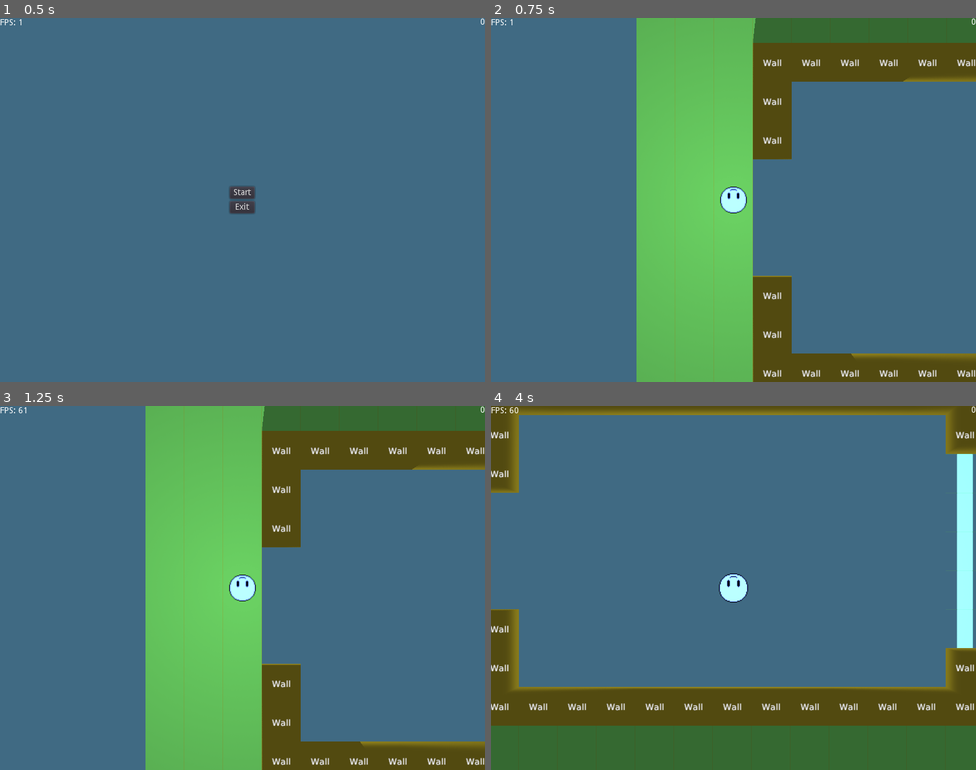
Above: before the commit, frames 1-4 (two rows, left to right).
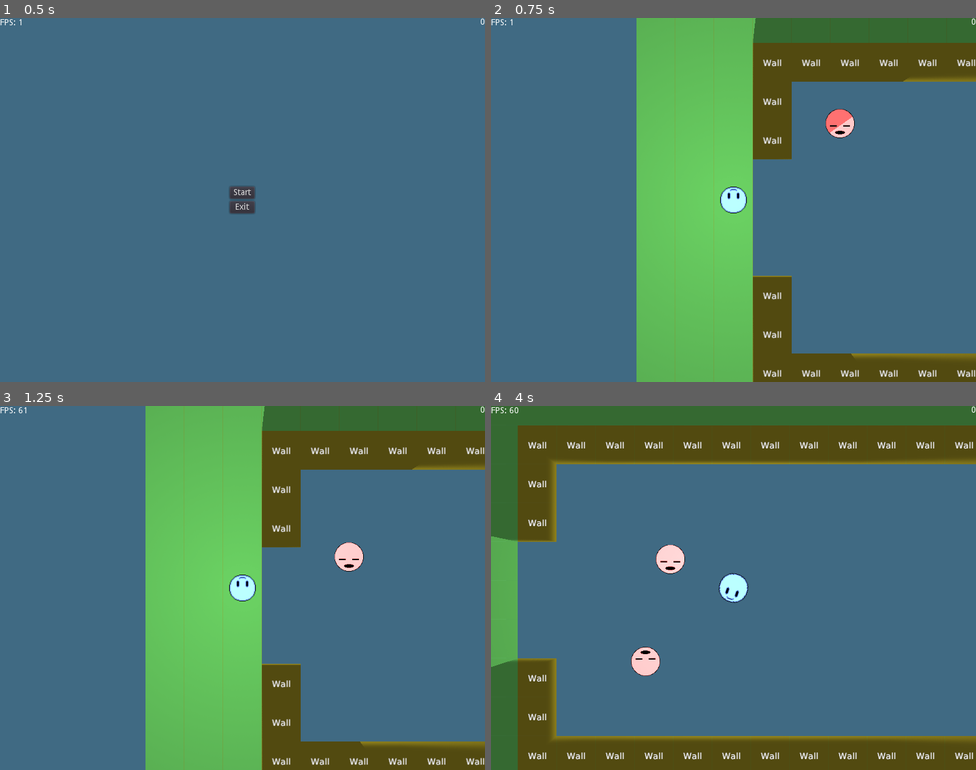
Above: after the commit, the same moments.

Repository: anthonynd/he1st
Game: Godot game, scene res://level/main.tscn
Same seed, same stepped clock (60 frames per second), same inputs: the game is played once before the commit and once after it.
Inputs (mouse positions are in pixels of both pictures, inside the frame that each line leads up to):
- Up to frame 1 (0.5 s): no input
- Up to frame 2 (0.75 s): click "Start" at 0.5 s
- Up to frame 3 (1.25 s): no input
- Up to frame 4 (4 s): move the mouse to (840, 569) at 1.27 s; hold D (move_right) 1.28-2.03 s; move the mouse to (636, 606) at 2.02 s; hold S (move_down) 2.03-2.78 s; move the mouse to (782, 507) at 2.77 s; hold D (move_right) 2.78-3.53 s; move the mouse to (709, 660) at 3.52 s; hold W (move_up) from 3.53 s (still down)

Frame 1 is identical in both runs. In frame 2, 0.4% of the frame differs, in the area x 69-75%, y 25-33%; in frame 3, 0.4%; in frame 4, 46%, in the area x 0-100%, y 0-100%.

Commit message:
added enemies to house map changed player to look at mouse

Diff:
--- /dev/null
+++ b/assets/enemy.tscn
@@ -0,0 +1,29 @@
+[gd_scene load_steps=4 format=2]
+
+[ext_resource path="res://scripts/enemy.gd" type="Script" id=1]
+[ext_resource path="res://textures/enemy/normalEnemy.png" type="Texture" id=2]
+
+[sub_resource type="CircleShape2D" id=1]
+radius = 24.2112
+
+[node name="enemy" type="KinematicBody2D"]
+script = ExtResource( 1 )
+__meta__ = {
+"_edit_group_": true
+}
+speed = 150
+
+[node name="CollisionShape2D" type="CollisionShape2D" parent="."]
+shape = SubResource( 1 )
+
+[node name="Sprite" type="Sprite" parent="."]
+scale = Vector2( 0.75, 0.75 )
+texture = ExtResource( 2 )
+
+[node name="DetectArea" type="Area2D" parent="."]
+
+[node name="CollisionShape2D" type="CollisionPolygon2D" parent="DetectArea"]
+polygon = PoolVector2Array( -0.0605011, -24.1199, 138.38, -65.5032, 137.879, 59.4184, 0.189835, 23.6192 )
+
+[connection signal="body_entered" from="DetectArea" to="." method="_on_DetectArea_body_entered"]
+[connection signal="body_exited" from="DetectArea" to="." method="_on_DetectArea_body_exited"]
--- a/level/main.tscn
+++ b/level/main.tscn
@@ -13,6 +13,5 @@
 visible = false
 
 [node name="gui" type="CanvasLayer" parent="."]
-editor/display_folded = true
 
 [node name="main_gui" parent="gui" instance=ExtResource( 3 )]
--- a/level/maps/house.tscn
+++ b/level/maps/house.tscn
@@ -1,6 +1,17 @@
-[gd_scene load_steps=2 format=2]
+[gd_scene load_steps=5 format=2]
 
 [ext_resource path="res://assets/tileset/main.tres" type="TileSet" id=1]
+[ext_resource path="res://assets/enemy.tscn" type="PackedScene" id=2]
+
+[sub_resource type="Curve2D" id=1]
+_data = {
+"points": PoolVector2Array( 0, 0, 0, 0, 208, 169, 0, 0, 0, 0, 208, 534, 0, 0, 0, 0, 276, 538, 0, 0, 0, 0, 271, 171, 0, 0, 0, 0, 208, 169 )
+}
+
+[sub_resource type="Curve2D" id=2]
+_data = {
+"points": PoolVector2Array( 0, 0, 0, 0, 567.635, 313.509, 0, 0, 0, 0, 571.922, 168.613, 0, 0, 0, 0, 316.425, 166.898, 0, 0, 0, 0, 315.567, 312.652, 0, 0, 0, 0, 567.635, 313.509 )
+}
 
 [node name="house" type="Node2D"]
 
@@ -11,3 +22,21 @@
 tile_set = ExtResource( 1 )
 format = 1
 tile_data = PoolIntArray( -2, 1, 0, -1, 1, 0, -65536, 1, 0, -65535, 1, 0, -65534, 1, 0, -65533, 1, 0, -65532, 1, 0, -65 …(1963 unchanged characters)…
+
+[node name="paths" type="Node2D" parent="."]
+
+[node name="enemypath1" type="Path2D" parent="paths"]
+curve = SubResource( 1 )
+
+[node name="PathFollow2D" type="PathFollow2D" parent="paths/enemypath1"]
+position = Vector2( 208, 169 )
+rotation = 1.5708
+
+[node name="enemy1" parent="paths/enemypath1/PathFollow2D" instance=ExtResource( 2 )]
+
+[node name="enemypath2" type="Path2D" parent="paths"]
+curve = SubResource( 2 )
+
+[node name="PathFollow2D" type="PathFollow2D" parent="paths/enemypath2"]
+
+[node name="enemy2" parent="paths/enemypath2/PathFollow2D" instance=ExtResource( 2 )]
--- a/player/player.tscn
+++ b/player/player.tscn
@@ -14,7 +14,7 @@
 } ]
 
 [sub_resource type="CircleShape2D" id=2]
-radius = 20.0
+radius = 21.845
 
 [node name="player" type="KinematicBody2D"]
 script = ExtResource( 1 )
@@ -28,7 +28,7 @@
 [node name="mainCam" type="Camera2D" parent="."]
 current = true
 
-[node name="AnimatedSprite" type="AnimatedSprite" parent="."]
+[node name="Head" type="AnimatedSprite" parent="."]
 frames = SubResource( 1 )
 
 [node name="CollisionShape2D" type="CollisionShape2D" parent="."]
--- a/scripts/character.gd
+++ b/scripts/character.gd
@@ -5,6 +5,7 @@
 export (PackedScene) var slot_3
 export (PackedScene) var throwable
 
+export var speed = 300
 export var health = 100
 export var armor = 0
 
--- /dev/null
+++ b/scripts/enemy.gd
@@ -0,0 +1,22 @@
+extends "res://scripts/character.gd"
+
+onready var parent = get_parent()
+
+func _process(delta):
+	if parent is PathFollow2D:
+		parent.set_offset(parent.get_offset() + speed * delta)
+	else:
+		pass
+
+func _on_DetectArea_body_entered(body):
+	if body.name == "player":
+		# TODO: REPLACE THIS LOGIC
+		body.speed = body.speed / 3
+	pass # Replace with function body.
+
+
+func _on_DetectArea_body_exited(body):
+	if body.name == "player":
+		# TODO: REPLACE THIS LOGIC
+		body.speed = body.speed * 3
+	pass # Replace with function body.
--- a/scripts/player/player.gd
+++ b/scripts/player/player.gd
@@ -1,13 +1,8 @@
 extends "../character.gd"
 
-export var speed = 300
-var screen_size
+func _process(delta):
+	$Head.look_at(get_global_mouse_position())
 
-# Called when the node enters the scene tree for the first time.
-func _ready():
-	screen_size = get_viewport_rect().size
-
-func _process(delta):
 	var velocity = Vector2()
 	if Input.is_action_pressed("move_right"):
 		velocity.x += 1
@@ -19,19 +14,10 @@
 		velocity.y -= 1
 	if velocity.length() > 0:
 		velocity = velocity.normalized() * speed
-		$AnimatedSprite.play()
+		$Head.play()
 	else:
-		$AnimatedSprite.frame = 0
-		$AnimatedSprite.stop()
+		$Head.frame = 0
+		$Head.stop()
 
 	velocity = velocity.normalized() * (speed * delta)
 	move_and_collide(velocity)
-
-	if (velocity.x > 0):
-		$AnimatedSprite.rotation_degrees = 90
-	elif (velocity.x < 0):
-		$AnimatedSprite.rotation_degrees = 270
-	elif (velocity.y > 0):
-		$AnimatedSprite.rotation_degrees = 180
-	elif (velocity.y < 0):
-		$AnimatedSprite.rotation_degrees = 0
Binary file changed: textures/enemy/normalEnemy.png
Binary file changed: textures/player/player_big.png
Binary file changed: textures/player/player_small.png
